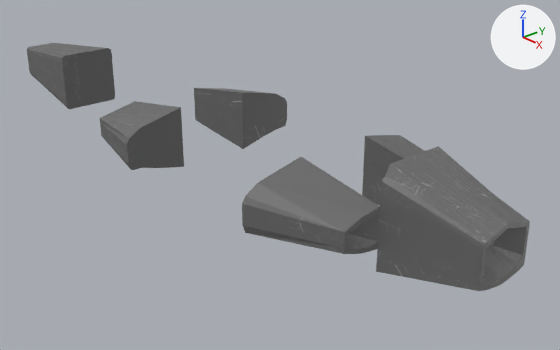
Before and after pictures for a commit that changed the Blender file BlenderFile/Spaceship/Spaceship.blend.
Before and after are seen from a 50 mm lens placed at (16.07, -11.63, 7.02), pointed at (1.38, 1.17, -1.17). The axes (+X, +Y, +Z) are drawn at upper right. The lights are the same throughout. The picture after the commit comes second.

Objects in the first picture: 'Engines'.
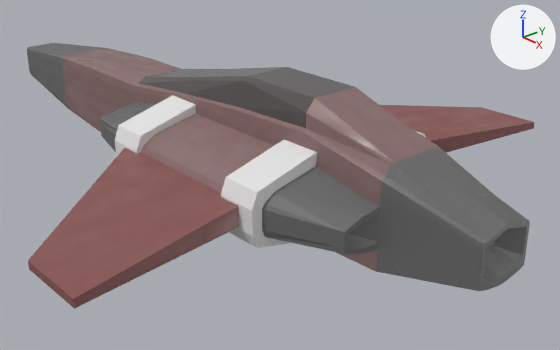
Edits to the bpy script that builds the scene:
```text
Add me_cube:
    me_cube.from_pydata(...)  # 42 vertices, 30 faces; spans x -0.38..5.05, y 0.44..1.37, z -1.0..1.14
Change ob_spaceship:
    remove ob_spaceship.hide_set(True)
Change ob_wings:
    remove ob_wings.hide_set(True)
Change ob_glass:
    remove ob_glass.hide_set(True)
Add ob_cube:
    ob_cube = bpy.data.objects.new('Cube', me_cube)
    ob_cube.location = (0.0, 0.0, 0.0)
    ob_cube.scale = (1.0, 2.02, 1.0)
    _m = ob_cube.modifiers.new('Mirror', 'MIRROR')
    _m.use_axis = (False, True, False)
```

Pixel boxes (x1, y1, x2, y2) of what changed, in the pictures (560 x 350 px):
'Spaceship', shown (brown): after (62, 48, 437, 271)
'Wings', shown (brown): after (28, 105, 534, 309)
'Cube', added: after (115, 95, 426, 248)
'Glass', shown: after (138, 67, 354, 128)
